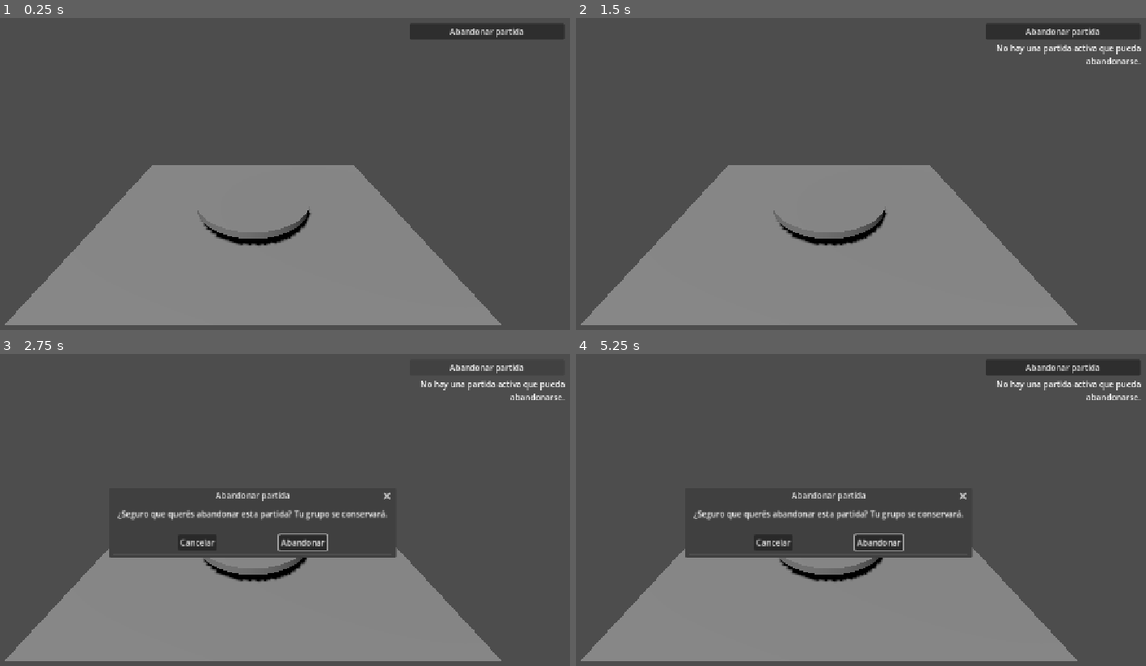
Above: before the commit, frames 1-4 (two rows, left to right).
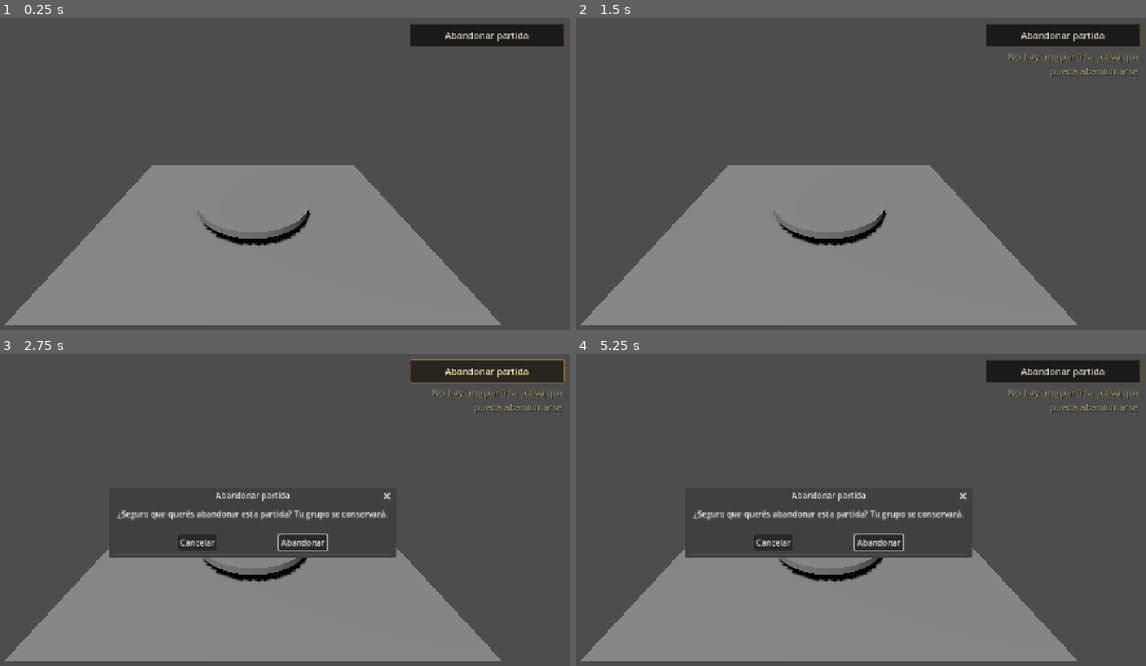
Above: after the commit, the same moments.

Repository: morfranja-coder/Gods-And-Liars
Game: Godot game, scene res://scenes/table/table.tscn
The game is run twice, just before and just after one commit, with the same random seed, the same clock (stepped at 60 frames per second) and the same inputs. This scene is started directly instead of the project's main scene.
Inputs (mouse positions are in pixels of both pictures, inside the frame that each line leads up to):
- Up to frame 1 (0.25 s): no input
- Up to frame 2 (1.5 s): click "Abandonar partida" at 0.5 s; click "Abandonar" at 1.25 s
- Up to frame 3 (2.75 s): click "Abandonar partida" at 2 s
- Up to frame 4 (5.25 s): click "Abandonar" at 2.75 s; click "Abandonar partida" at 3.5 s; click "Abandonar" at 4.25 s; tap Enter at 5 s; move the mouse to (969, 510) at 5.02 s; tap V (voice_talk) at 5.1 s; click (969, 510) at 5.17 s

The runs differ from the first frame. In frame 1, 1.0% of the frame differs, in the area x 71-100%, y 2-10%; in frame 2, 1.7%; in frame 3, 2.7%, in the area x 71-100%, y 1-19%; in frame 4, 1.7%.

Commit message:
Style alpha gameplay ritual UI

Diff:
--- a/scenes/table/day_vote_ui.tscn
+++ b/scenes/table/day_vote_ui.tscn
@@ -1,6 +1,7 @@
-[gd_scene load_steps=2 format=3]
+[gd_scene load_steps=3 format=3]
 
 [ext_resource type="Script" path="res://scenes/table/day_vote_ui.gd" id="1"]
+[ext_resource type="Theme" path="res://ui/gods_liars_theme.tres" id="2"]
 
 [node name="DayVoteUI" type="CanvasLayer"]
 script = ExtResource("1")
@@ -8,15 +9,19 @@
 [node name="Panel" type="PanelContainer" parent="."]
 offset_left = 24.0
 offset_top = 24.0
-offset_right = 390.0
-offset_bottom = 250.0
+offset_right = 420.0
+offset_bottom = 278.0
+theme = ExtResource("2")
 
 [node name="VBox" type="VBoxContainer" parent="Panel"]
 layout_mode = 2
+theme_override_constants/separation = 12
 
 [node name="PhaseLabel" type="Label" parent="Panel/VBox"]
 layout_mode = 2
-text = "Día"
+text = "DÍA"
+theme_override_font_sizes/font_size = 24
+modulate = Color(0.72, 0.68, 0.58, 1)
 
 [node name="TargetLabel" type="Label" parent="Panel/VBox"]
 layout_mode = 2
@@ -33,3 +38,4 @@
 [node name="ResultLabel" type="Label" parent="Panel/VBox"]
 layout_mode = 2
 autowrap_mode = 2
+modulate = Color(0.78, 0.74, 0.64, 1)
--- a/scenes/table/match_end_ui.tscn
+++ b/scenes/table/match_end_ui.tscn
@@ -1,28 +1,36 @@
-[gd_scene load_steps=2 format=3]
+[gd_scene load_steps=3 format=3]
 
 [ext_resource type="Script" path="res://scenes/table/match_end_ui.gd" id="1"]
+[ext_resource type="Theme" path="res://ui/gods_liars_theme.tres" id="2"]
 
 [node name="MatchEndUI" type="CanvasLayer"]
 script = ExtResource("1")
 
 [node name="Panel" type="PanelContainer" parent="."]
-offset_left = 390.0
-offset_top = 180.0
-offset_right = 890.0
-offset_bottom = 450.0
+offset_left = 350.0
+offset_top = 170.0
+offset_right = 930.0
+offset_bottom = 500.0
+theme = ExtResource("2")
 
 [node name="VBox" type="VBoxContainer" parent="Panel"]
 layout_mode = 2
+theme_override_constants/separation = 18
 
 [node name="TitleLabel" type="Label" parent="Panel/VBox"]
 layout_mode = 2
 text = "FIN DEL RITUAL"
 horizontal_alignment = 1
+theme_override_font_sizes/font_size = 30
+modulate = Color(0.9, 0.84, 0.66, 1)
 
 [node name="StateLabel" type="Label" parent="Panel/VBox"]
+custom_minimum_size = Vector2(0, 120)
 layout_mode = 2
 text = "Resultado"
 horizontal_alignment = 1
+vertical_alignment = 1
+autowrap_mode = 2
 
 [node name="RematchButton" type="Button" parent="Panel/VBox"]
 layout_mode = 2
--- a/scenes/table/night_action_ui.tscn
+++ b/scenes/table/night_action_ui.tscn
@@ -1,6 +1,7 @@
-[gd_scene load_steps=2 format=3]
+[gd_scene load_steps=3 format=3]
 
 [ext_resource type="Script" path="res://scenes/table/night_action_ui.gd" id="1"]
+[ext_resource type="Theme" path="res://ui/gods_liars_theme.tres" id="2"]
 
 [node name="NightActionUI" type="CanvasLayer"]
 script = ExtResource("1")
@@ -8,15 +9,19 @@
 [node name="Panel" type="PanelContainer" parent="."]
 offset_left = 24.0
 offset_top = 24.0
-offset_right = 404.0
-offset_bottom = 214.0
+offset_right = 444.0
+offset_bottom = 244.0
+theme = ExtResource("2")
 
 [node name="VBox" type="VBoxContainer" parent="Panel"]
 layout_mode = 2
+theme_override_constants/separation = 12
 
 [node name="PhaseLabel" type="Label" parent="Panel/VBox"]
 layout_mode = 2
-text = "Noche"
+text = "NOCHE"
+theme_override_font_sizes/font_size = 24
+modulate = Color(0.72, 0.68, 0.58, 1)
 
 [node name="TargetLabel" type="Label" parent="Panel/VBox"]
 layout_mode = 2
@@ -30,3 +35,4 @@
 layout_mode = 2
 text = ""
 autowrap_mode = 2
+modulate = Color(0.78, 0.74, 0.64, 1)
--- a/scenes/table/role_reveal.tscn
+++ b/scenes/table/role_reveal.tscn
@@ -1,34 +1,43 @@
-[gd_scene load_steps=2 format=3]
+[gd_scene load_steps=3 format=3]
 
 [ext_resource type="Script" path="res://scenes/table/role_reveal.gd" id="1"]
+[ext_resource type="Theme" path="res://ui/gods_liars_theme.tres" id="2"]
 
 [node name="RoleReveal" type="CanvasLayer"]
 script = ExtResource("1")
 
 [node name="Panel" type="PanelContainer" parent="."]
-offset_left = 390.0
-offset_top = 210.0
-offset_right = 890.0
-offset_bottom = 510.0
+offset_left = 350.0
+offset_top = 180.0
+offset_right = 930.0
+offset_bottom = 540.0
+theme = ExtResource("2")
 
 [node name="VBox" type="VBoxContainer" parent="Panel"]
 layout_mode = 2
+theme_override_constants/separation = 18
 
 [node name="Title" type="Label" parent="Panel/VBox"]
 layout_mode = 2
-text = "Tu rol"
+text = "TU ROL"
 horizontal_alignment = 1
+theme_override_font_sizes/font_size = 16
+modulate = Color(0.62, 0.55, 0.4, 1)
 
 [node name="RoleLabel" type="Label" parent="Panel/VBox"]
 layout_mode = 2
 text = "Sin revelar"
 horizontal_alignment = 1
+theme_override_font_sizes/font_size = 32
+modulate = Color(0.92, 0.86, 0.68, 1)
 
 [node name="DescriptionLabel" type="Label" parent="Panel/VBox"]
+custom_minimum_size = Vector2(0, 110)
 layout_mode = 2
 text = "Esperando la voluntad de los dioses."
 autowrap_mode = 2
 horizontal_alignment = 1
+vertical_alignment = 1
 
 [node name="CloseButton" type="Button" parent="Panel/VBox"]
 layout_mode = 2
--- a/scenes/table/table.tscn
+++ b/scenes/table/table.tscn
@@ -1,10 +1,11 @@
-[gd_scene load_steps=6 format=3]
+[gd_scene load_steps=7 format=3]
 
 [ext_resource type="Script" path="res://scenes/table/table.gd" id="1"]
 [ext_resource type="PackedScene" path="res://scenes/table/role_reveal.tscn" id="2"]
 [ext_resource type="PackedScene" path="res://scenes/table/night_action_ui.tscn" id="3"]
 [ext_resource type="PackedScene" path="res://scenes/table/day_vote_ui.tscn" id="4"]
 [ext_resource type="PackedScene" path="res://scenes/table/match_end_ui.tscn" id="5"]
+[ext_resource type="Theme" path="res://ui/gods_liars_theme.tres" id="6"]
 
 [node name="Table" type="Node3D"]
 script = ExtResource("1")
@@ -35,6 +36,7 @@
 offset_right = -24.0
 offset_bottom = 104.0
 grow_horizontal = 0
+theme = ExtResource("6")
 
 [node name="VBox" type="VBoxContainer" parent="LeaveUI/Margin"]
 layout_mode = 2
@@ -51,6 +53,7 @@
 text = ""
 horizontal_alignment = 2
 autowrap_mode = 2
+modulate = Color(0.72, 0.68, 0.58, 1)
 
 [node name="LeaveConfirmDialog" type="ConfirmationDialog" parent="LeaveUI"]
 unique_name_in_owner = true
